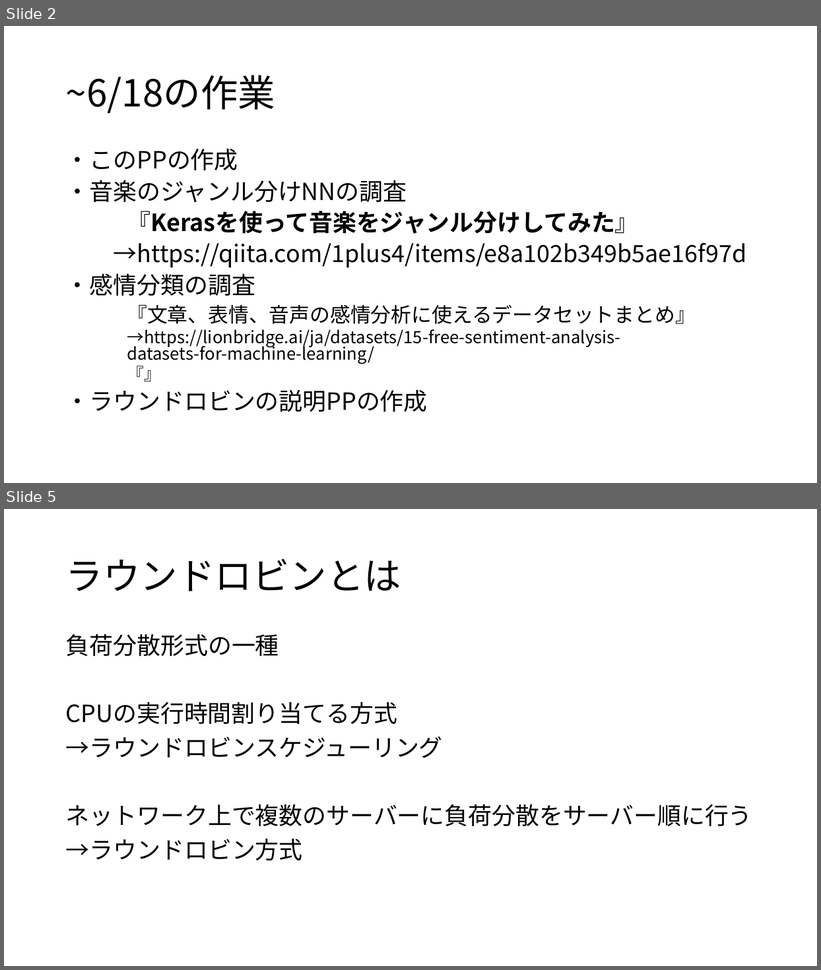
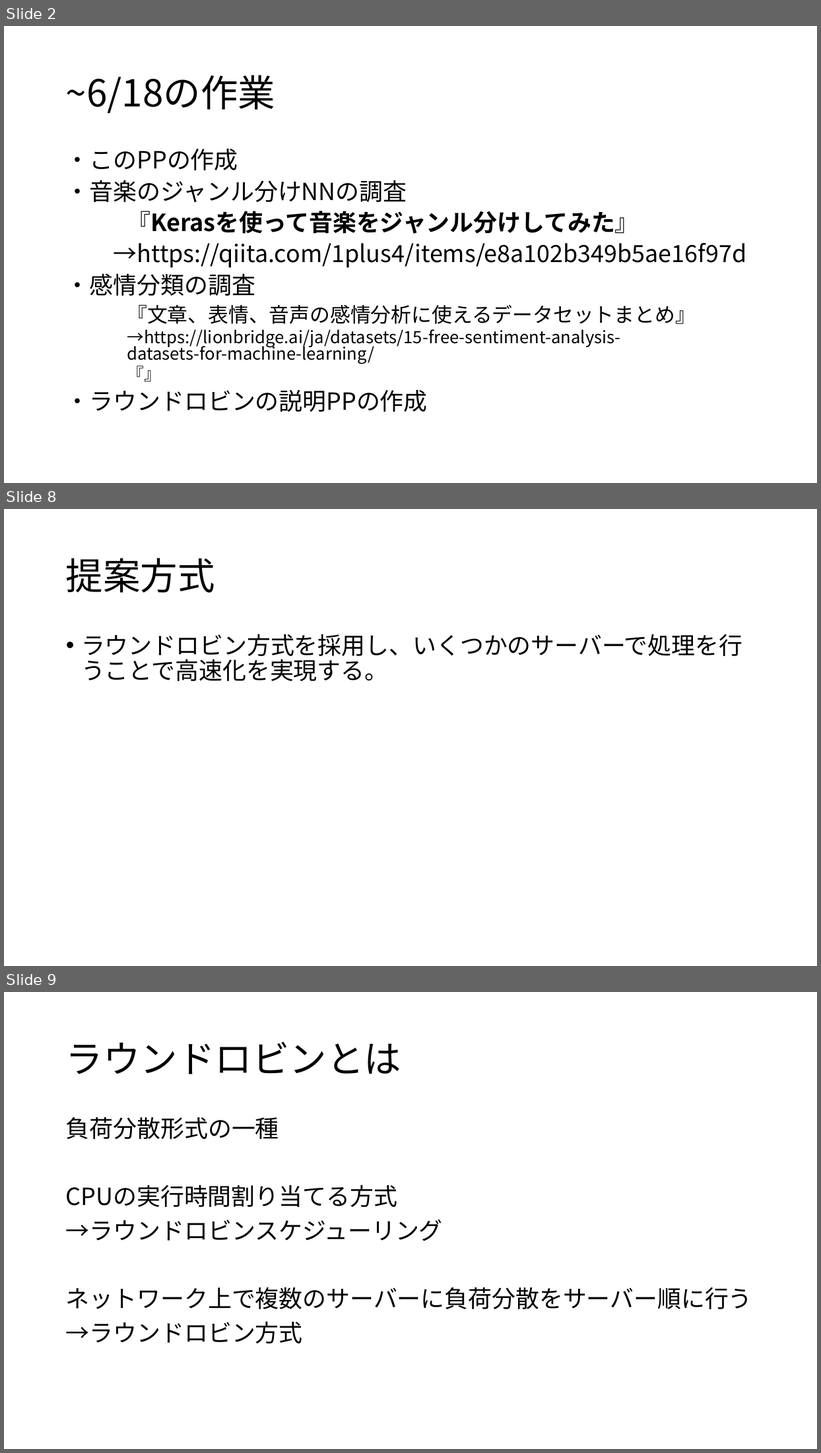
Before and after one commit to kait-takanolab/1821144-yoshii-thesis, a slide deck: 1821144_yoshii_sotsuken_618.pptx. Shown one above the other, each under a label of ours: slides 2 and 5 before the commit, slides 2, 8 and 9 after it; the slides between them are not shown. The pictures are 821x970 and 821x1453 pixels, drawn with LibreOffice and Linux fonts; fonts in the diff are those of the drawing. Boxes give left, top, right and bottom in pixels: in the first picture for what was removed or moved away, otherwise in the second. Text is boxed around its words. In the diff, an @@ line names an element or a change of style, - is before the commit and + after.

```diff
--- a/1821144_yoshii_sotsuken_618.pptx
+++ b/1821144_yoshii_sotsuken_618.pptx
@@ slide 8 added at [4,509,817,966], background #FFFFFF @@
@@ title added at [66,558,215,593], 44 pt, text #000000 @@
+提案方式
@@ text added at [81,634,743,681], 28 pt, text #000000 @@
+• ラウンドロビン方式を採用し、いくつかのサーバーで処理を行うことで高速化を実現する。
@@ what was slide 5 is now slide 9 @@
```
Also in this commit, not shown: 2 slides changed, 3 other slides added, 1 slide removed.
